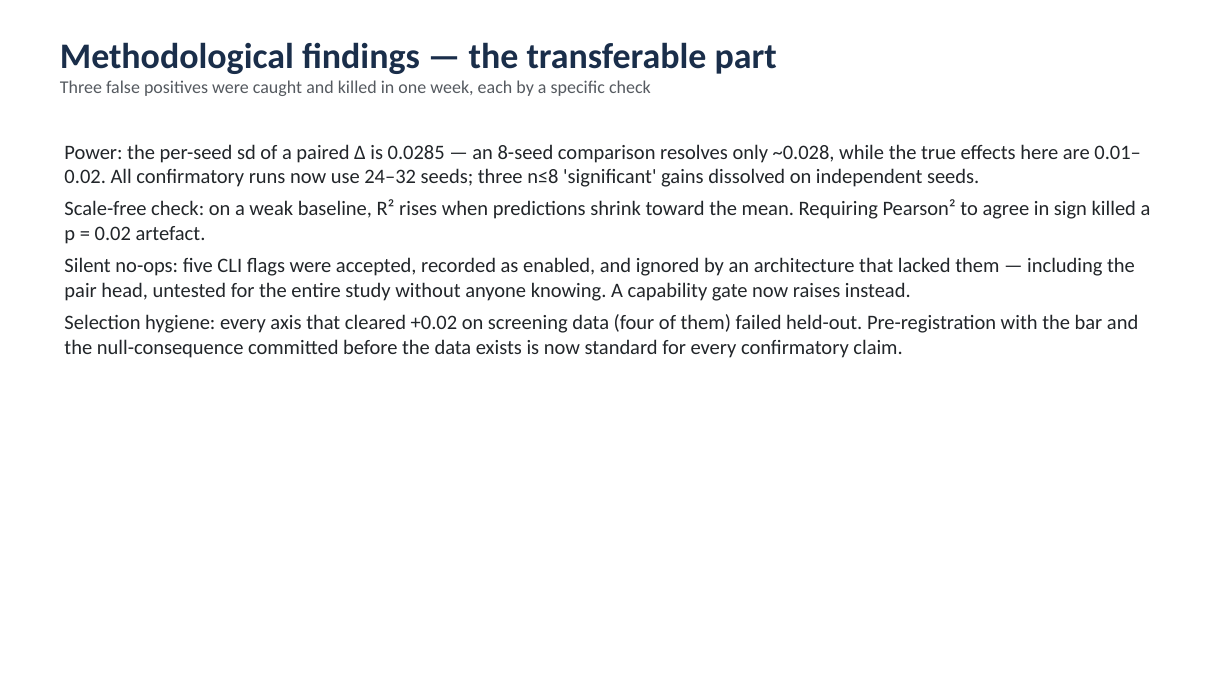
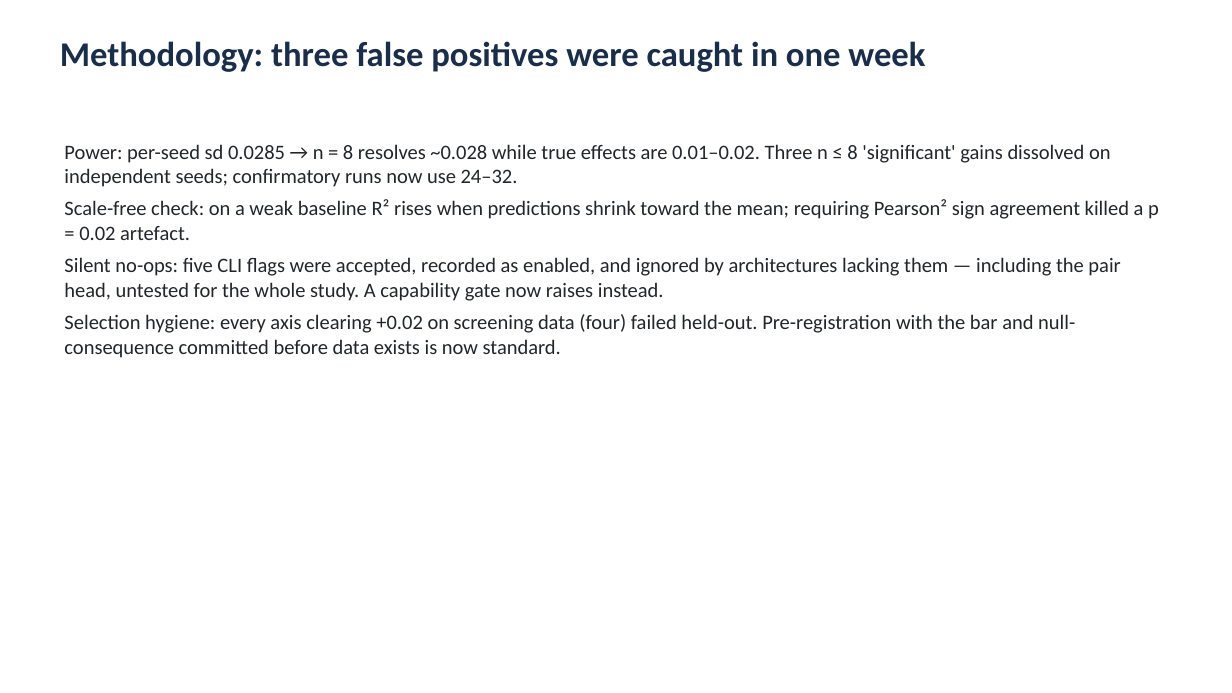
Before and after one commit to mironovb/lanthanidestrain, a slide deck: slide 18 of docs/vogiatzis_findings_2026-08.pptx (slide 16 before the commit). Drawn at 1232x693 pixels with LibreOffice and Linux fonts; fonts in the diff are those of the drawing. Boxes give left, top, right and bottom in pixels: in the first picture for what was removed or moved away, otherwise in the second. Text is boxed around its words. In the diff, an @@ line names an element or a change of style, - is before the commit and + after.

```diff
--- a/docs/vogiatzis_findings_2026-08.pptx
+++ b/docs/vogiatzis_findings_2026-08.pptx
@@ text at (60,41,925,72): text changed; size 14 to 27 pt; text colour #555A60 to #1A2E4A; bold on @@
-Methodological findings — the transferable part
-Three false positives were caught and killed in one week, each by a specific check
+Methodology: three false positives were caught in one week
@@ text at (64,144,1159,358): text changed @@
-Power: the per-seed sd of a paired Δ is 0.0285 — an 8-seed comparison resolves only ~0.028, while the true effects here are 0.01–0.02. All confirmatory runs now use 24–32 seeds; three n≤8 'significant' gains dissolved on independent seeds.
-Scale-free check: on a weak baseline, R² rises when predictions shrink toward the mean. Requiring Pearson² to agree in sign killed a p = 0.02 artefact.
-Silent no-ops: five CLI flags were accepted, recorded as enabled, and ignored by an architecture that lacked them — including the pair head, untested for the entire study without anyone knowing. A capability gate now raises instead.
-Selection hygiene: every axis that cleared +0.02 on screening data (four of them) failed held-out. Pre-registration with the bar and the null-consequence committed before the data exists is now standard for every confirmatory claim.
+Power: per-seed sd 0.0285 → n = 8 resolves ~0.028 while true effects are 0.01–0.02. Three n ≤ 8 'significant' gains dissolved on independent seeds; confirmatory runs now use 24–32.
+Scale-free check: on a weak baseline R² rises when predictions shrink toward the mean; requiring Pearson² sign agreement killed a p = 0.02 artefact.
+Silent no-ops: five CLI flags were accepted, recorded as enabled, and ignored by architectures lacking them — including the pair head, untested for the whole study. A capability gate now raises instead.
+Selection hygiene: every axis clearing +0.02 on screening data (four) failed held-out. Pre-registration with the bar and null-consequence committed before data exists is now standard.
```
Also in this commit, not shown: 15 other slides changed, 3 slides added, 1 slide removed, 1 other file.
